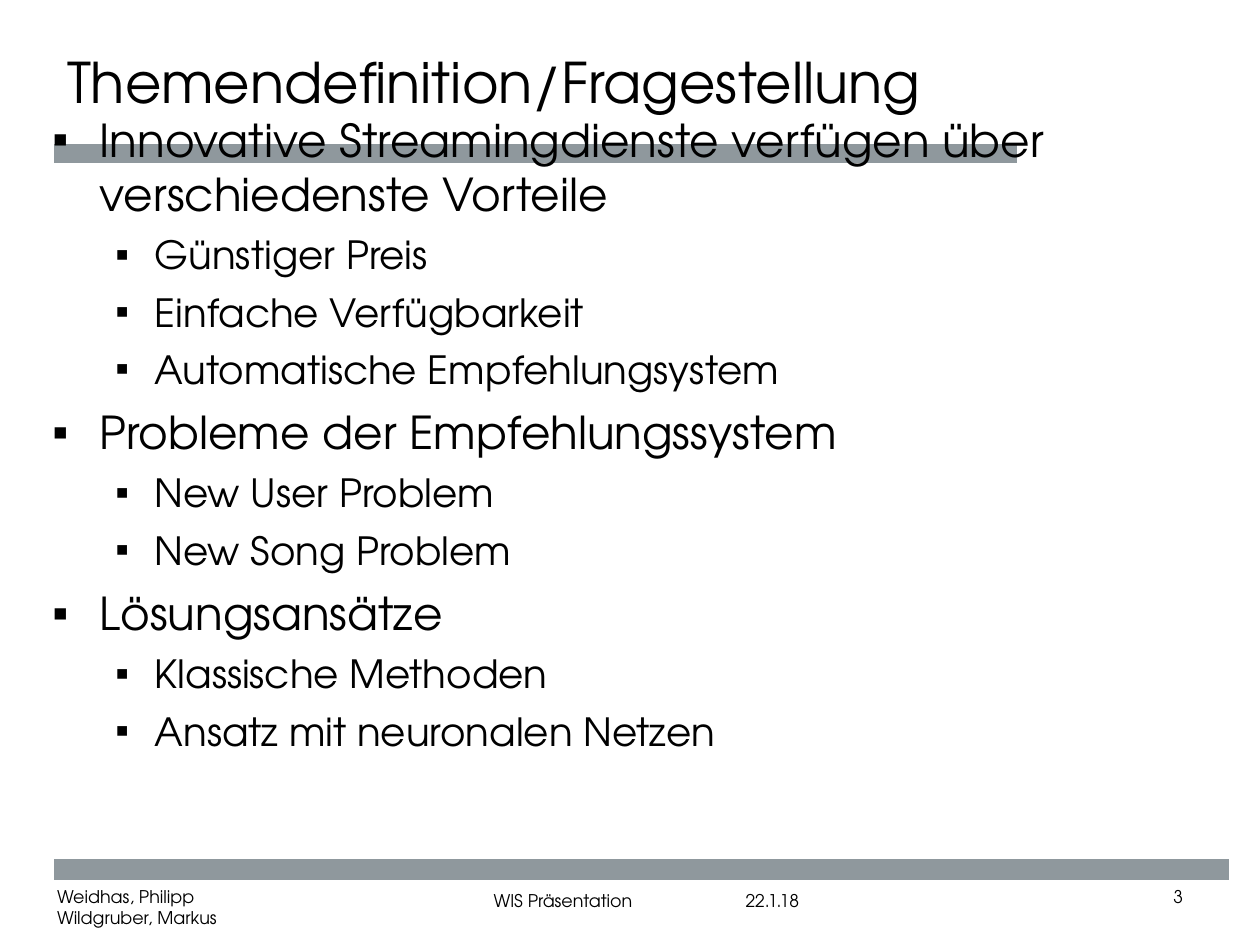
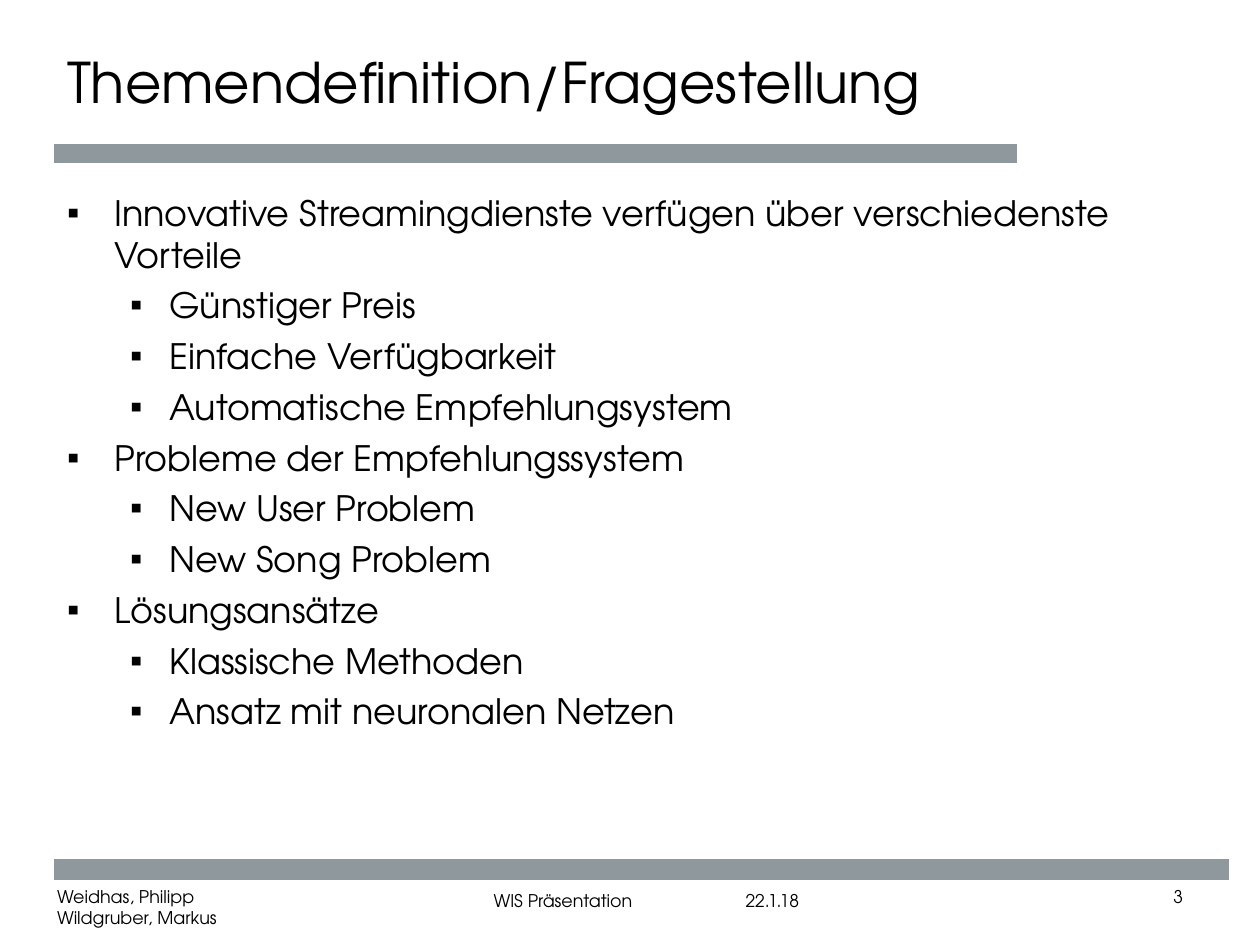
Before and after one commit to Gschmagee/WIS_MUSIC_RECOMMENDATION, a slide deck: slide 3 of PraesentationWis.ppt. Drawn at 1260x945 pixels with LibreOffice and Linux fonts; fonts in the diff are those of the drawing; background and template pictures are left out. Boxes give left, top, right and bottom in pixels: in the first picture for what was removed or moved away, otherwise in the second. Text is boxed around its words. In the diff, an @@ line names an element or a change of style, - is before the commit and + after.

```diff
--- a/PraesentationWis.ppt
+++ b/PraesentationWis.ppt
@@ text "Innovative Streamingdienste verfügen über verschiedenste ...": place and size @@
-text "Innovative Streamingdienste verfügen über verschiedenste ..." at (100, 109, 1044, 747)
+text "Innovative Streamingdienste verfügen über verschiedenste ..." at (114, 199, 1110, 725)
@@ text "Innovative Streamingdienste verfügen über verschiedenste ..." at (114, 199, 1110, 725): size 25.9 to 20 pt in "Innovative Streamingdienste verfügen über verschiedenste Vor ...", "Probleme der Empfehlungssystem", "Lösungsansätze"; size 22.2 to 20 pt in "Günstiger Preis", "Einfache Verfügbarkeit", "Automatische Empfehlungsystem", "New User Problem" and 3 more places; less space between paragraphs @@
```
Also in this commit, not shown: 4 other slides changed, 7 other files.
